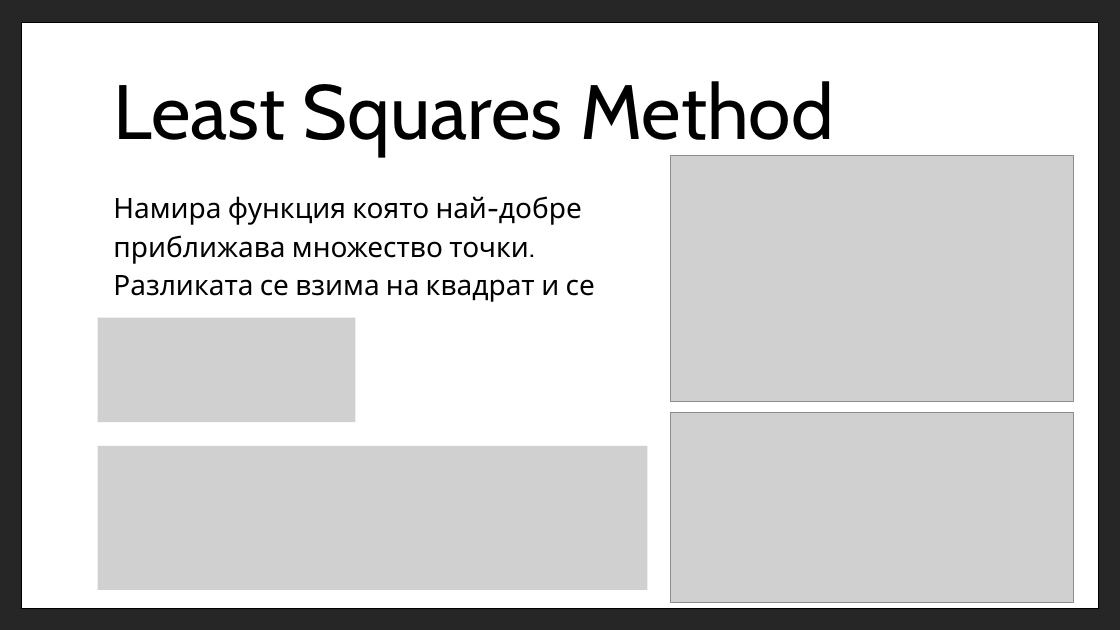
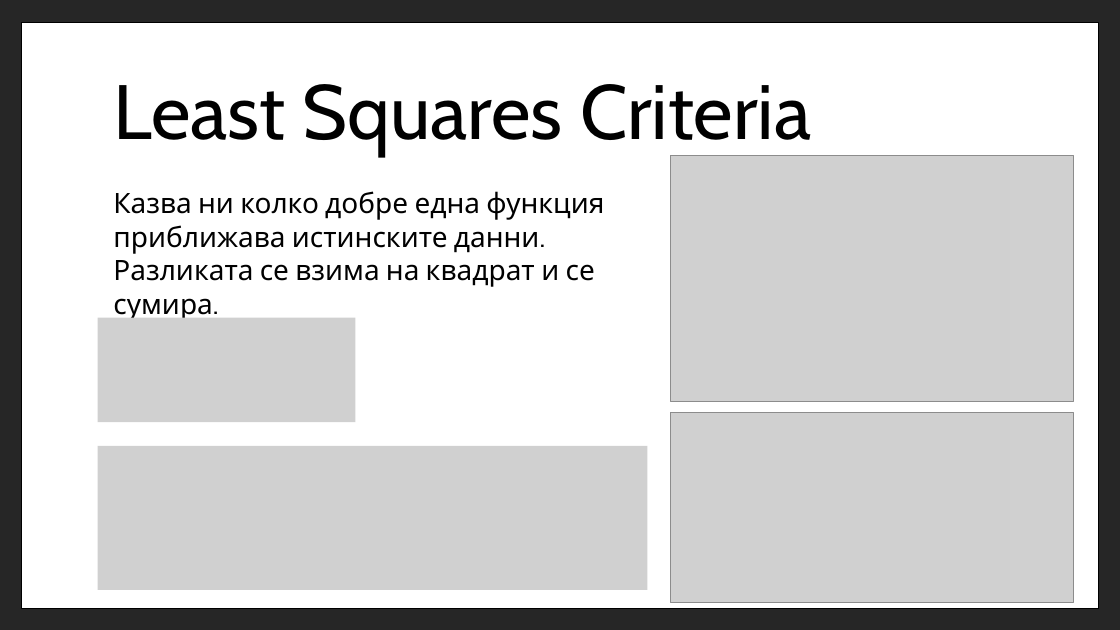
Before and after one commit to mnitchev/MathematicalModelling, a slide deck: slide 8 of media/MathematicalModelingOfEpidemology2.pptx. Drawn at 1120x630 pixels with LibreOffice and Linux fonts; fonts in the diff are those of the drawing; grey boxes stand for pictures. Boxes give left, top, right and bottom in pixels: in the first picture for what was removed or moved away, otherwise in the second. Text is boxed around its words. In the diff, an @@ line names an element or a change of style, - is before the commit and + after.

Commit message:
Fixed second presentation fonts. Changed word.

```diff
--- a/media/MathematicalModelingOfEpidemology2.pptx
+++ b/media/MathematicalModelingOfEpidemology2.pptx
@@ text at (x1=113, y1=84, x2=811, y2=156): text changed @@
-Least Squares Method
+Least Squares Criteria
@@ text at (x1=113, y1=191, x2=604, y2=254): text changed @@
-Намира функция която най-добре приближава множество точки.
+Казва ни колко добре една функция приближава истинските данни.
@@ text at (x1=113, y1=260, x2=595, y2=321): line spacing 1.15 to 1 @@
```
Also in this commit, not shown: 4 other slides changed.
